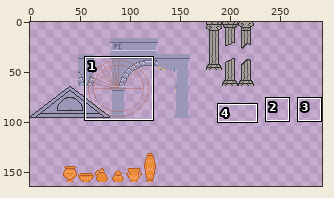
Pixel-art file -- Vesuvius/Assets/Art/Tilesets/ASE Files/roman_tiles.aseprite. The picture above shows the old version from afar; the outline marks the close-up.
Close-up. Before:
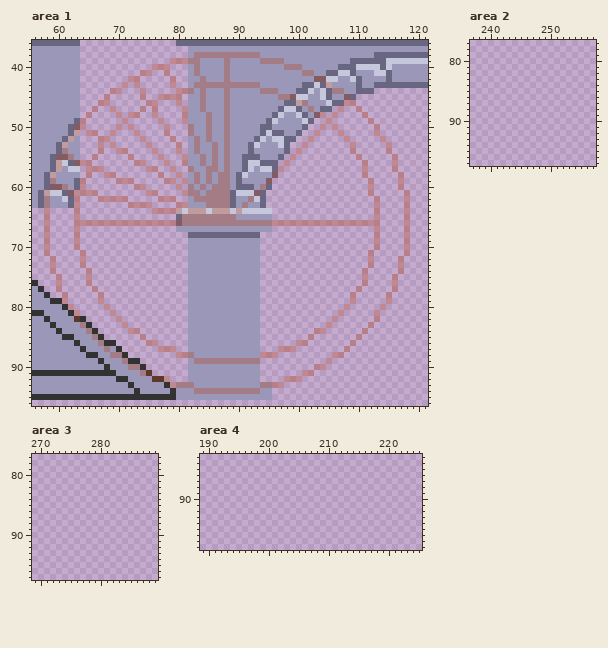
320x320 pixels, 1 frame. Shown: area 1: x 56..121, y 36..96; area 2: x 237..257, y 77..97; area 3: x 269..289, y 77..97; area 4: x 189..225, y 83..98. The wide view leaves out empty margins. The commit also changed other parts of the picture, which this record leaves out.
Now the later version:
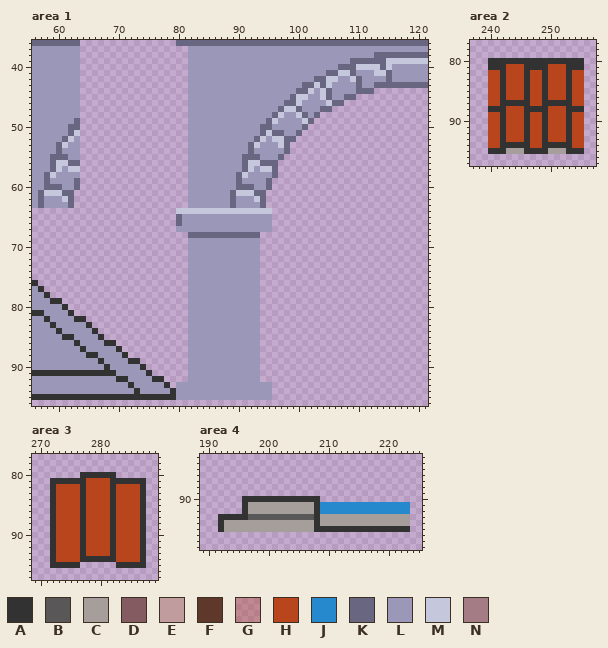
Palette (. is transparent): A #323232  B #595757  C #a69e9a  D #835b61  E #c19c9e  F #5e382b  G #b9451d54  H #b9451d  J #2789cd  K #696682  L #9a97b9  M #c5c7dd  N #a47c86
Diff:
layer "Layer 2" now hidden
Changed rows in their new state; - is an unchanged pixel.
Area 1:
first column x 58:
38 -------------------------LLLLLLLLLLL-------------------------
39 ---------------------...LL----L-----LLLL---------------------
40 ------------------...----L----L---------LLL------------------
41 ----------------..--.----L----L------------LL----------------
42 --------------..-----.----L---L--------------KK--------------
43 -------------.-.-----.---LLLLLLLLLLL-----------M-------------
44 -----------..---.-----..L-L---L-----LLL---------LL-----------
45 ----------.-----.--....---L---L--------LLK--------K----------
46 ---------..------..---.---L---L-----------ML------..---------
47 --------.--.----.-.----.--L---L-------------L----.--.--------
48 -------.----.-..--.----.---L--L--------------K.-.----.-------
49 ------.------.-----.---.---L--L----------------.------.------
50 -----K.-----.-.-----.---L--L--L---------------.-.------.-----
51 -----M-..--.---.----.---L--L--L--------------.---.-----.-----
52 ----M----..-----.----.---L-L--L-------------.-----.-----.----
53 ---M-----.-.-----.----.--L--L-L------------.-------.-----.---
54 ---L-----.--..----.---.--L--L-L-----------.--------.-----.---
55 --KKL---.-----.----.---.--L-L-L----------.----------.-----.--
56 --M--K..-------..---.--.--L-L-L---------.------------.----.--
57 --M----...-------..--.--L--LL-L--------.-------------.----.--
58 -M-----.--..-------.--.--L-L-LL-------K--------------.-----.-
59 -L----.-----...-----..-.-L-L-LL------K----------------.----.-
60 -KKL--.--------..-----.-L-L-LLL-----L-----------------.----.-
61 M---K....--------..----.LL-LLLL----K------------------.-----.
62 L----.---.....-----...---LLLLLL---L--------------------.----.
63 L----.--------....----..---LLLL--L---------------------.----.
64 .----.------------....M-MMM-MMM-M----------------------.----.
65 .----.-----------------LLLLLLLLL-----------------------.----.
66 .----.................KLLLLLLLLLLLLLLL..................----.
67 .----.-------------------------------------------------.----.
68 .----.-------------------------------------------------.----.
69 .----.-------------------------------------------------.----.
70 .----.-------------------------------------------------.----.
71 .-----.-----------------------------------------------.-----.
72 -.----.-----------------------------------------------.----.-
73 -.----.-----------------------------------------------.----.-
74 -.-----.---------------------------------------------.-----.-
75 --.----.---------------------------------------------.----.--
76 --.----.---------------------------------------------.----.--
77 --.-----.-------------------------------------------.-----.--
78 ---.-----.-----------------------------------------.-----.---
79 ---.-----.-----------------------------------------.-----.---
80 ----.-----.---------------------------------------.-----.----
81 -----.-----.-------------------------------------.-----.-----
82 -----A------.-----------------------------------.------.-----
83 ------L------.---------------------------------.------.------
84 -------L------..-----------------------------..------.-------
85 --------L-------.---------------------------.-------.--------
86 ---------L-------..-----------------------..-------.---------
87 ----------L--------...-----------------...--------.----------
88 -----------LL---------..L-----------...---------..-----------
89 -------------L-----------LLLLLLLLLLL-----------.-------------
90 --------------LL-----------------------------..--------------
91 ----------------LA-------------------------..----------------
92 ------------------AA.-------------------...------------------
93 ---------------------.LLL-----------LL..---------------------
94 -------------------------LLLLLLLLLLL-------------------------
Area 2, layer "Layer 1":
first column x 240:
80 AAAAAAAAAAAAAAAA
81 AAAHHHAAAAHHHAAA
82 HHAHHHAHHAHHHAHH
83 HHAHHHAHHAHHHAHH
84 HHAHHHAHHAHHHAHH
85 HHAHHHAHHAHHHAHH
86 HHAHHHAHHAHHHAHH
87 HHAAAAAHHAAAAAHH
88 AAAHHHAAAAHHHAAA
89 HHAHHHAHHAHHHAHH
90 HHAHHHAHHAHHHAHH
91 HHAHHHAHHAHHHAHH
92 HHAHHHAHHAHHHAHH
93 HHAHHHAHHAHHHAHH
94 HHAAAAAHHAAAAAHH
95 AAACCCAAAACCCAAA
Area 3, layer "Layer 1":
first column x 272:
80 -----AAAAAA-----
81 AAAAAAHHHHAAAAAA
82 AHHHHAHHHHAHHHHA
83 AHHHHAHHHHAHHHHA
84 AHHHHAHHHHAHHHHA
85 AHHHHAHHHHAHHHHA
86 AHHHHAHHHHAHHHHA
87 AHHHHAHHHHAHHHHA
88 AHHHHAHHHHAHHHHA
89 AHHHHAHHHHAHHHHA
90 AHHHHAHHHHAHHHHA
91 AHHHHAHHHHAHHHHA
92 AHHHHAHHHHAHHHHA
93 AHHHHAHHHHAHHHHA
94 AHHHHAAAAAAHHHHA
95 AAAAA------AAAAA
Area 4, layer "Layer 1":
first column x 192:
90 ----AAAAAAAAAAAAA---------------
91 ----ACCCCCCCCCCCAJJJJJJJJJJJJJJJ
92 ----ACCCCCCCCCCCAJJJJJJJJJJJJJJJ
93 AAAAABBBBBBBBBBBACCCCCCCCCCCCCCC
94 ACCCCCCCCCCCCCCCACCCCCCCCCCCCCCC
95 ACCCCCCCCCCCCCCCAAAAAAAAAAAAAAAA
